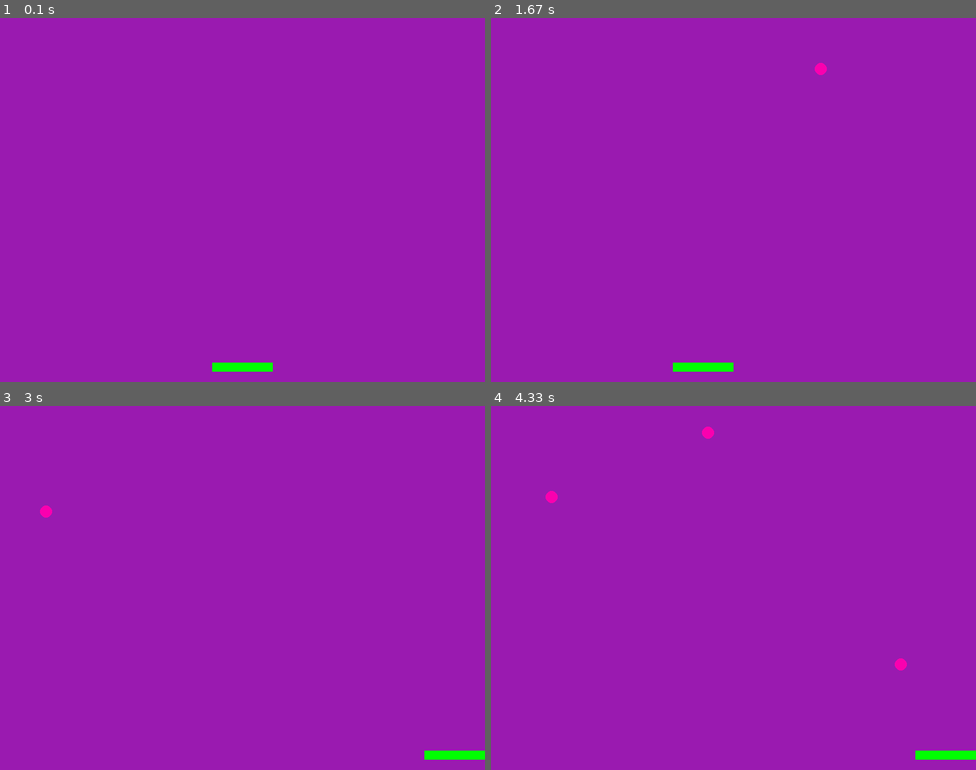
Above: before the commit, frames 1-4 (two rows, left to right).
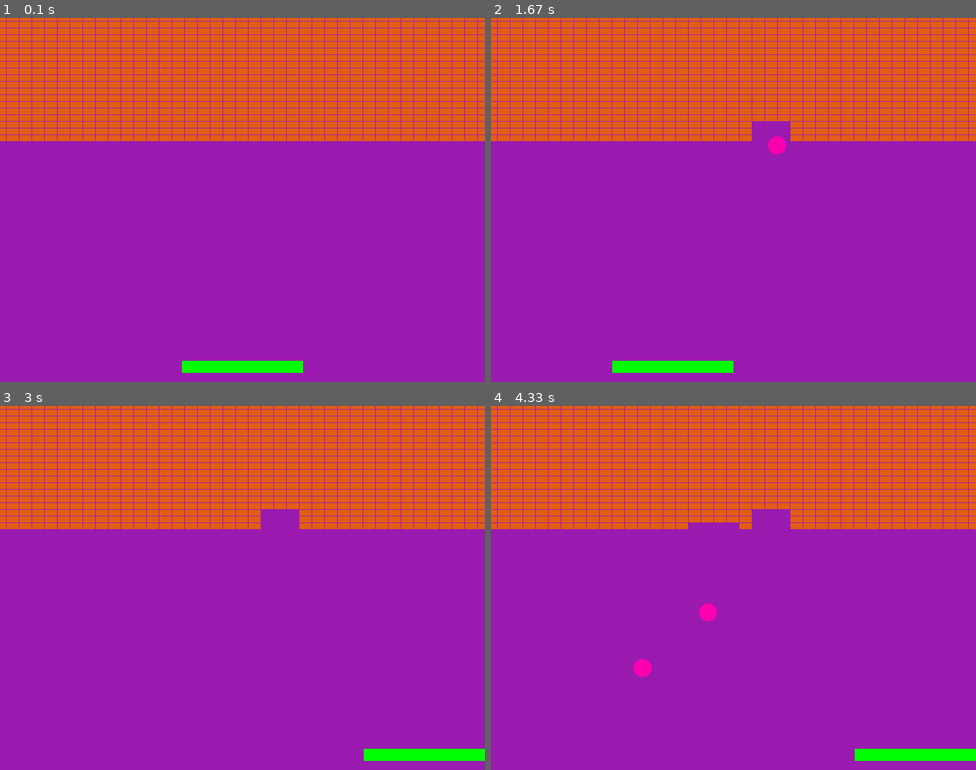
Above: after the commit, the same moments.

Repository: lawilmoth/Pygame-Basics
Game: pygame game, started from main.py
Two runs of this game, one before a commit and one after it. Both use one fixed random seed, a clock stepped at 60 frames per second and the inputs below.
Inputs:
- Up to frame 1 (0.1 s): no input
- Up to frame 2 (1.67 s): hold Right 0.33-0.8 s; hold Left from 1.33 s (still down)
- Up to frame 3 (3 s): release Left at 1.87 s; hold Right 2.33-2.97 s
- Up to frame 4 (4.33 s): hold Left 3-3.47 s; hold Right 3.5-3.97 s; hold Right from 4 s (still down)

The runs differ from the first frame. In frame 1, 30% of the frame differs, in the area x 0-100%, y 0-98%; in frame 2, 30%; in frame 3, 30%; in frame 4, 30%.

Commit message:
updated code

Diff:
--- a/ball.py
+++ b/ball.py
@@ -5,10 +5,10 @@
     def __init__(self):
         """All of this code happens when we create the paddle"""
         super().__init__()
-        self.radius = 10
+        self.radius = 15
         self.color = "#fa00af"
-        self.x_vel = random.randint(-10, 10)
-        self.y_vel = random.randint(-10, 10)
+        self.x_vel = random.randint(-5, 5)
+        self.y_vel = random.randint(-5, -1)
         self.x = random.randint(100, 700)
 
         self.image = pygame.Surface((self.radius * 2, self.radius * 2), pygame.SRCALPHA)
@@ -32,9 +32,12 @@
             #Change direction
             self.x_vel *= -1
 
-        if self.rect.bottom >= 600 or self.rect.top <= 0:
+        if self.rect.top <= 0:
             #Change direction
             self.y_vel *= -1
 
+        if self.rect.top > 600:
+            self.kill()
+
         self.rect.x += self.x_vel
         self.rect.y += self.y_vel
--- /dev/null
+++ b/brick.py
@@ -0,0 +1,22 @@
+import pygame
+
+class Brick(pygame.sprite.Sprite):
+    ORANGE = (227, 93, 20)
+
+    def __init__(self, x, y):
+        """All of this code happens when we create the paddle"""
+        super().__init__()
+        self.width = 20
+        self.height = 10
+        self.color = (self.ORANGE)
+        self.image = pygame.Surface((self.width, self.height))
+        self.image.fill(self.color)
+        self.rect = self.image.get_rect()
+        self.rect.center = (x, y)
+
+    def draw(self, screen):
+        pygame.draw.rect(screen, self.color, self.rect)
+
+
+    def update(self):
+        pass
--- a/main.py
+++ b/main.py
@@ -1,6 +1,7 @@
 import pygame, random
 from paddle import Paddle
 from ball import Ball
+from brick import Brick
 pygame.init()
 
 #Constants
@@ -14,7 +15,7 @@
 BLUE = (0, 0, 255)
 PURPLE = (154, 26, 176)
 
-ball_limit = 10
+ball_limit = 3
 
 screen = pygame.display.set_mode((SCREEN_WIDTH, SCREEN_HEIGHT))
 pygame.display.set_caption("My Game!")
@@ -26,7 +27,12 @@
 ##################
 paddle= Paddle()
 balls = pygame.sprite.Group()
+bricks = pygame.sprite.Group()
 ##################
+for x in range(0, SCREEN_WIDTH, 21):
+    for y in range(0, 200, 11):
+        bricks.add(Brick(x, y))
+
 
 while running:
 
@@ -53,12 +59,22 @@
                 paddle.moving_left = False
 
 
+    #Handle Collision
+    collided_balls = pygame.sprite.spritecollide(paddle, balls, False)
+    for ball in collided_balls:
+        ball.y_vel = -1 * abs(ball.y_vel)
 
+    collided_bricks = pygame.sprite.groupcollide(bricks, balls, True, False)
+
+    for ball in collided_bricks.values():
+        for b in ball:
+            b.y_vel *= -1
 
 
     #update the screen
     paddle.update()
     balls.update()
+    bricks.update()
     screen.fill(PURPLE)
 
 
@@ -67,7 +83,8 @@
 
     for ball in balls:
         ball.draw(screen)
-
+    for brick in bricks:
+        brick.draw(screen)
     pygame.display.flip()
 
     #Limits to 60FPS
--- a/paddle.py
+++ b/paddle.py
@@ -7,8 +7,8 @@
     def __init__(self):
         """All of this code happens when we create the paddle"""
         super().__init__()
-        self.width = 100
-        self.height = 15
+        self.width = 200
+        self.height = 20
         self.speed = 10
         self.color = (self.GREEN)
 
